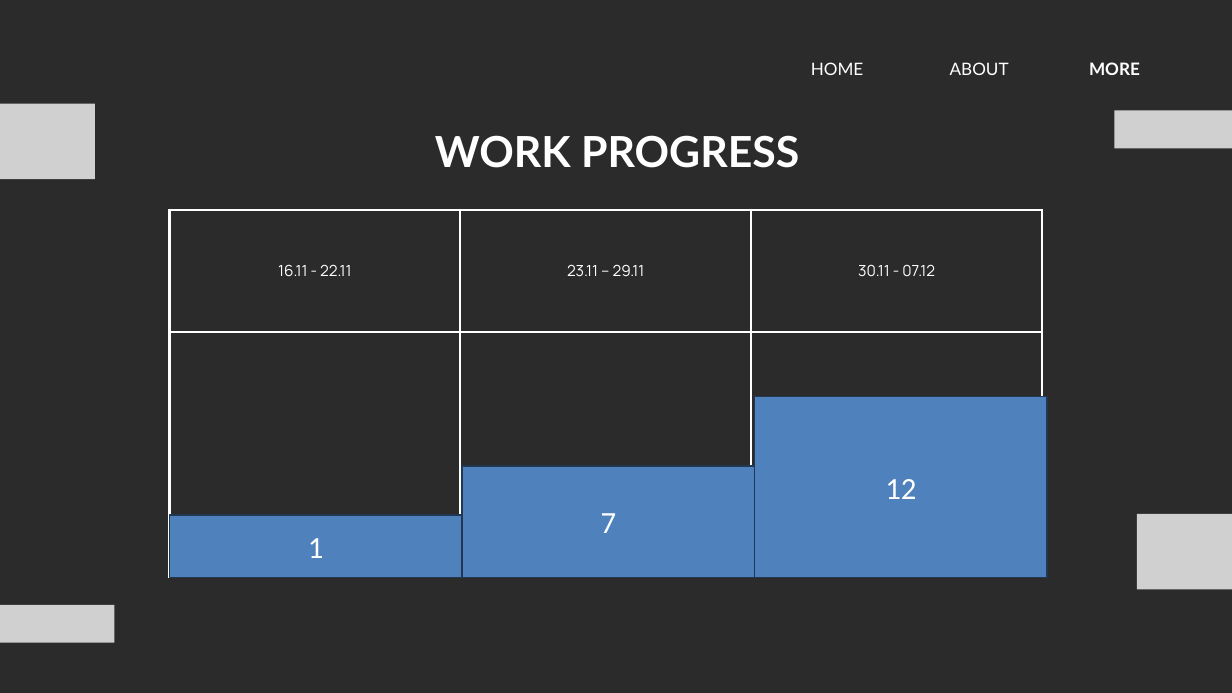
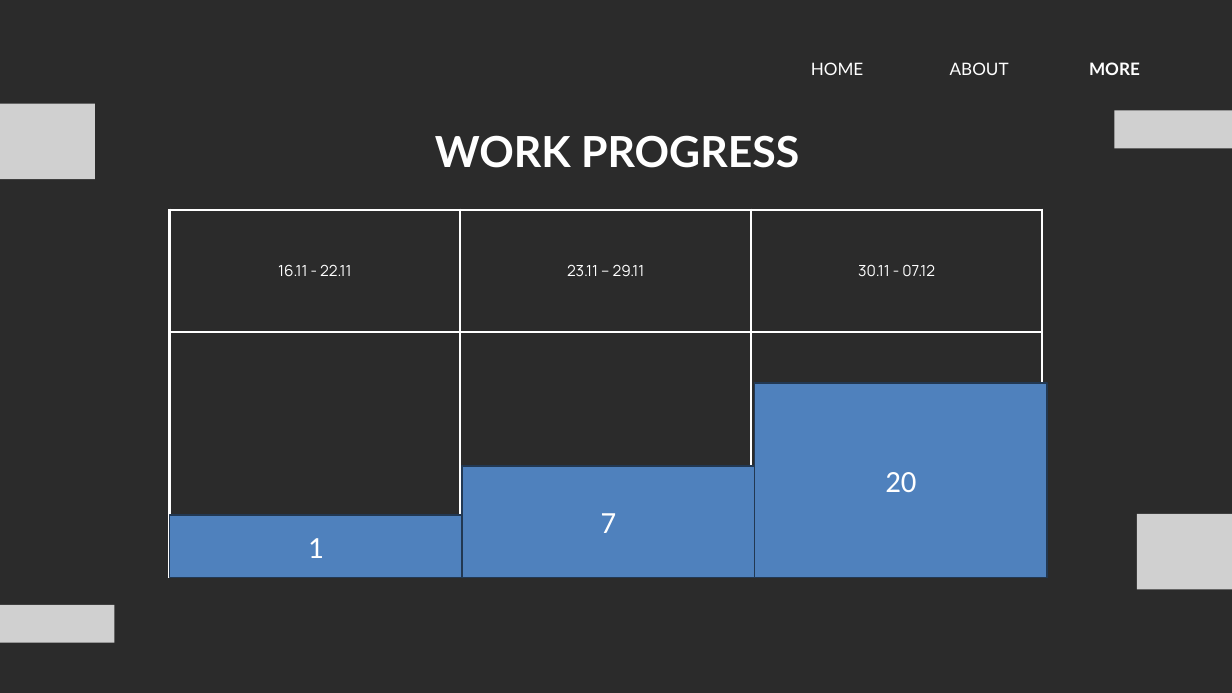
Before and after one commit to codingburgas/sprint-math-games-9th-grade-spectracore, a slide deck: slide 4 of documentation/presentation.pptx. Drawn at 1232x693 pixels with LibreOffice and Linux fonts; fonts in the diff are those of the drawing; grey boxes stand for pictures; background and template pictures are left out; a plain dark background stands for a picture behind light text. Boxes give left, top, right and bottom in pixels: in the first picture for what was removed or moved away, otherwise in the second. Text is boxed around its words. In the diff, an @@ line names an element or a change of style, - is before the commit and + after.

Commit message:
Modify the presentation

```diff
--- a/documentation/presentation.pptx
+++ b/documentation/presentation.pptx
@@ rectangle "20" resized from (x1=755, y1=397, x2=1047, y2=578) to (x1=755, y1=383, x2=1047, y2=577) @@
@@ text in rectangle at (x1=885, y1=472, x2=916, y2=492): text changed @@
-12
+20
```
Also in this commit, not shown: 1 other file.
